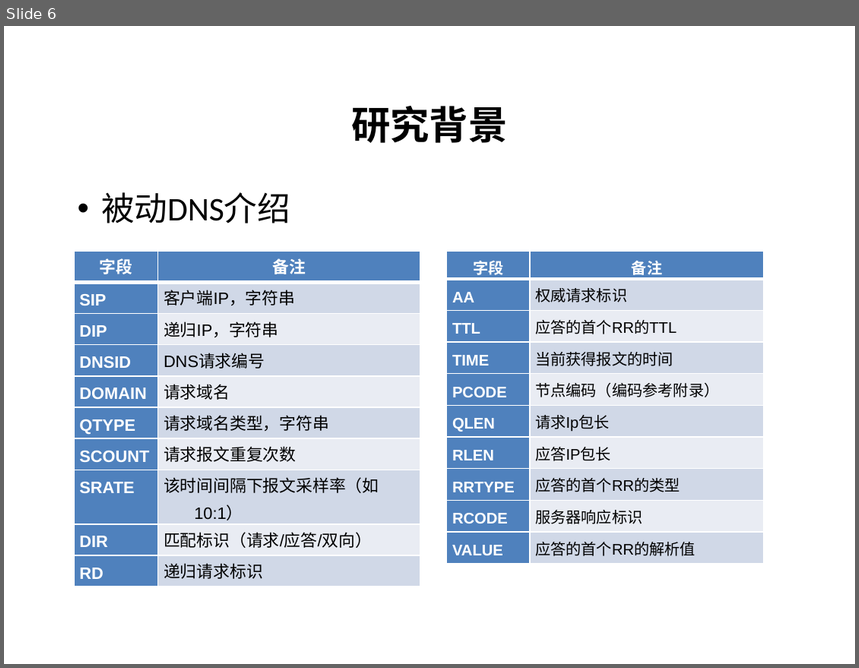
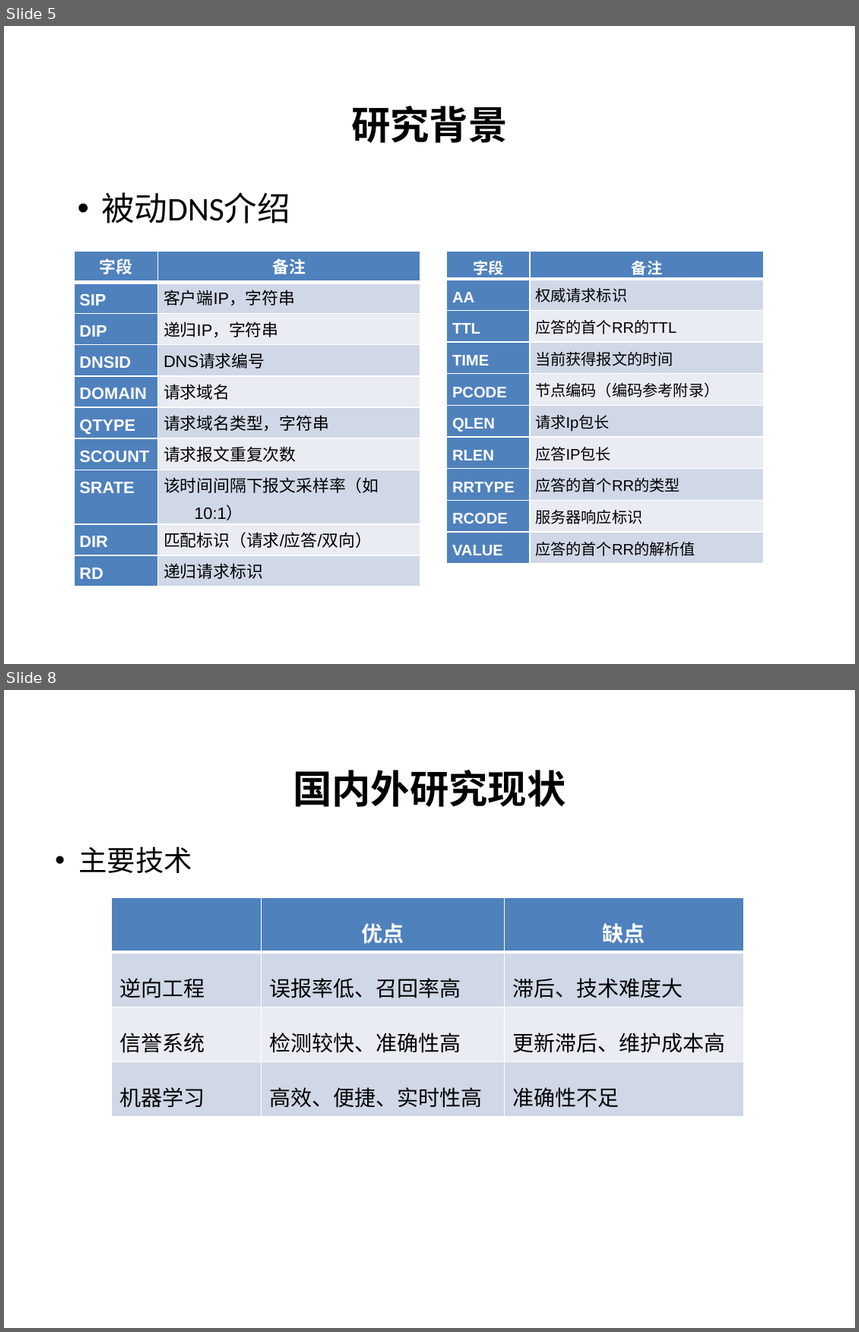
Before and after one commit to pDeathlok/GraduationDesign, a slide deck: 毕业设计_word/最终/恶意域名检测技术研究_答辩.pptx. Shown one above the other, each under a label of ours: slide 6 before the commit, slides 5 and 8 after it; the slides between them are not shown. The pictures are 859x668 and 859x1332 pixels, drawn with LibreOffice and Linux fonts; fonts in the diff are those of the drawing; background and template pictures are left out. Boxes give left, top, right and bottom in pixels: in the first picture for what was removed or moved away, otherwise in the second. Text is boxed around its words. In the diff, an @@ line names an element or a change of style, - is before the commit and + after.

```diff
--- a/毕业设计_word/最终/恶意域名检测技术研究_答辩.pptx
+++ b/毕业设计_word/最终/恶意域名检测技术研究_答辩.pptx
@@ slide 8 added at [4, 690, 855, 1328], background #FFFFFF @@
@@ title added at [293, 770, 566, 807], 33 pt, text #000000, bold @@
+国内外研究现状
@@ text added at [79, 847, 192, 873], 24 pt, text #000000 @@
+• 主要技术
@@ table added at [111, 897, 743, 1111], 4 rows, 3 columns @@
+ | 优点 | 缺点
+逆向工程 | 误报率低、召回率高 | 滞后、技术难度大
+信誉系统 | 检测较快、准确性高 | 更新滞后、维护成本高
+机器学习 | 高效、便捷、实时性高 | 准确性不足
@@ what was slide 6 is now slide 5 @@
```
Also in this commit, not shown: 5 slides changed, 37 other slides added, 15 slides removed, 3 other files.
